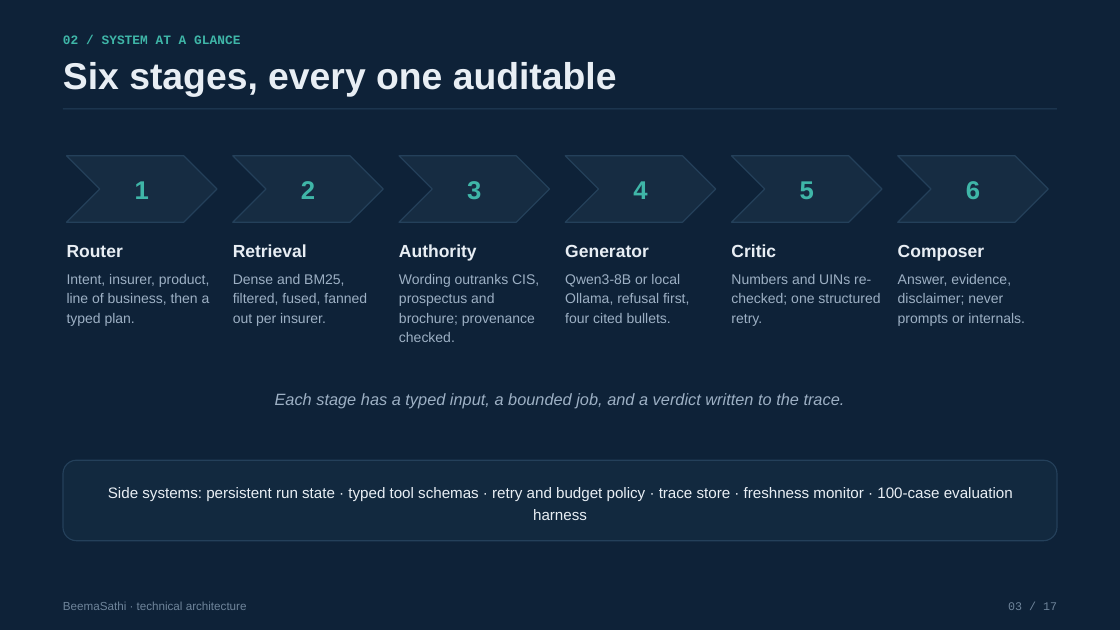
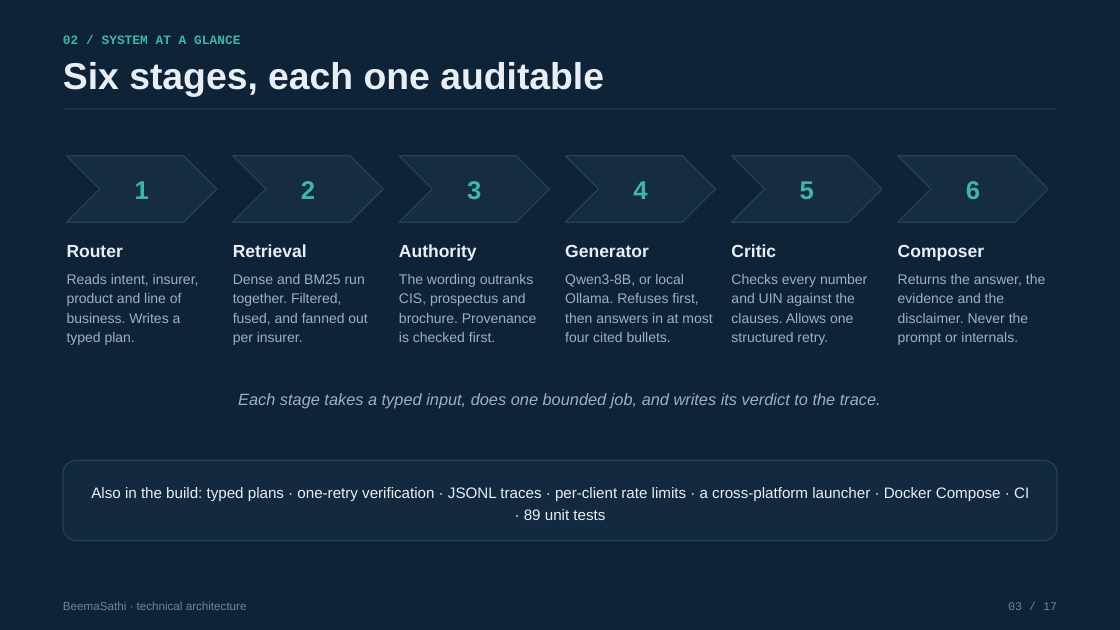
Before and after one commit to satishify/beemasathi, a slide deck: slide 3 of demo/BeemaSathi_Technical_Deck.pptx. Drawn at 1120x630 pixels with LibreOffice and Linux fonts; fonts in the diff are those of the drawing. Boxes give left, top, right and bottom in pixels: in the first picture for what was removed or moved away, otherwise in the second. Text is boxed around its words. In the diff, an @@ line names an element or a change of style, - is before the commit and + after.

Commit message:
Adopt the new brand across the app and refresh both deliverables
Add the shield logo and theme, sentence-case the interface, and recapture
the deck and demo video so they match the current UI.

```diff
--- a/demo/BeemaSathi_Technical_Deck.pptx
+++ b/demo/BeemaSathi_Technical_Deck.pptx
@@ text at (63, 62, 604, 97): text changed @@
-Six stages, every one auditable
+Six stages, each one auditable
@@ text at (67, 274, 199, 345): text changed @@
-Intent, insurer, product, line of business, then a typed plan.
+Reads intent, insurer, product and line of business. Writes a typed plan.
@@ text at (233, 274, 367, 345): text changed @@
-Dense and BM25, filtered, fused, fanned out per insurer.
+Dense and BM25 run together. Filtered, fused, and fanned out per insurer.
@@ text at (399, 274, 537, 342): text changed @@
-Wording outranks CIS, prospectus and brochure; provenance checked.
+The wording outranks CIS, prospectus and brochure. Provenance is checked first.
@@ text at (565, 274, 712, 342): text changed @@
-Qwen3-8B or local
-Ollama, refusal first,
-four cited bullets.
+Qwen3-8B, or local Ollama. Refuses first, then answers in at most four cited bullets.
@@ text at (731, 274, 867, 345): text changed @@
-Numbers and UINs re-checked; one structured retry.
+Checks every number and UIN against the clauses. Allows one structured retry.
@@ text at (898, 274, 1045, 345): text changed @@
-Answer, evidence, disclaimer; never prompts or internals.
+Returns the answer, the evidence and the disclaimer. Never the prompt or internals.
@@ text at (238, 393, 881, 408): text changed @@
-Each stage has a typed input, a bounded job, and a verdict written to the trace.
+Each stage takes a typed input, does one bounded job, and writes its verdict to the trace.
@@ text at (91, 487, 1029, 520): text changed @@
-Side systems: persistent run state · typed tool schemas · retry and budget policy · trace store · freshness monitor · 100-case evaluation harness
+Also in the build: typed plans · one-retry verification · JSONL traces · per-client rate limits · a cross-platform launcher · Docker Compose · CI · 89 unit tests
```
Also in this commit, not shown: 16 other slides changed, 8 other files.
